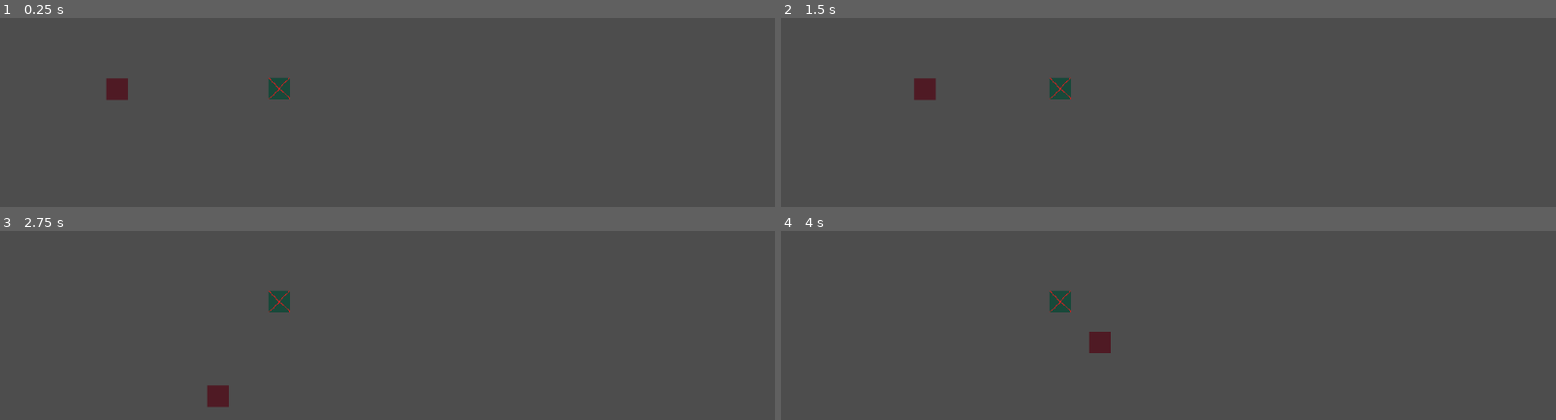
Above: before the commit, frames 1-4 (two rows, left to right).
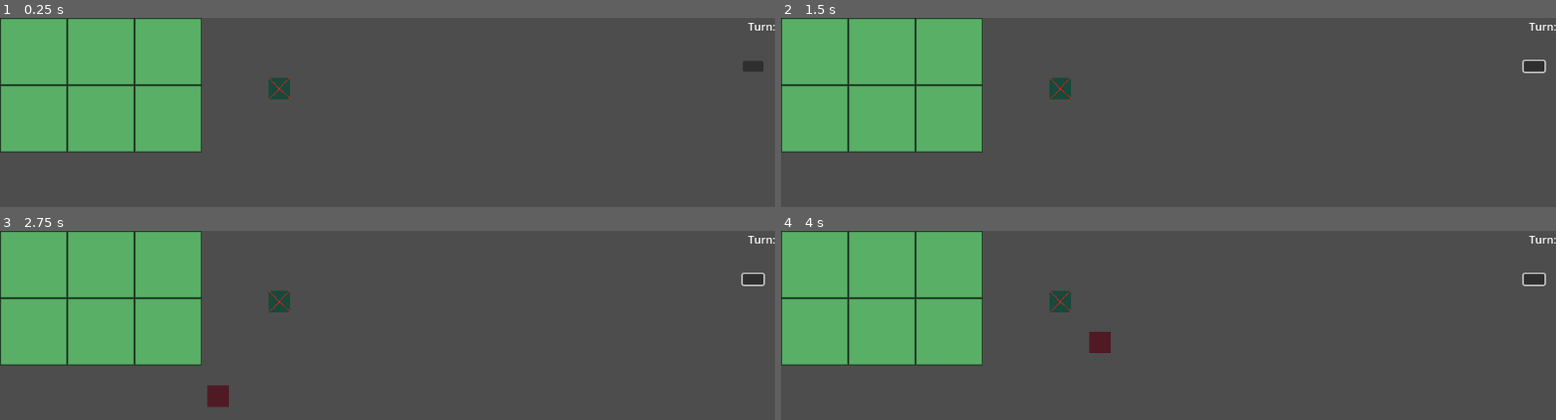
Above: after the commit, the same moments.

Repository: Hugopm04/PubliosLegacy
Game: Godot game, scene res://main.tscn
Two runs of this game, one before a commit and one after it. Both use one fixed random seed, a clock stepped at 60 frames per second and the inputs below.
Inputs (mouse positions are in pixels of both pictures, inside the frame that each line leads up to):
- Up to frame 1 (0.25 s): no input
- Up to frame 2 (1.5 s): click (1532, 67) at 0.52 s; tap Enter at 1.25 s; move the mouse to (outside the picture) at 1.27 s; hold Right (ui_right) from 1.28 s (still down); click (outside the picture) at 1.42 s
- Up to frame 3 (2.75 s): move the mouse to (outside the picture) at 2.02 s; release Right (ui_right) at 2.03 s; hold Down (ui_down) from 2.03 s (still down); click (outside the picture) at 2.17 s
- Up to frame 4 (4 s): move the mouse to (1246, 351) at 2.77 s; release Down (ui_down) at 2.78 s; hold Right (ui_right) 2.78-3.53 s; click (1246, 351) at 2.92 s; move the mouse to (outside the picture) at 3.52 s; hold Up (ui_up) from 3.53 s (still down); click (outside the picture) at 3.67 s

The runs differ from the first frame. In frame 1, 19% of the frame differs, in the area x 0-100%, y 0-72%; in frame 2, 19%; in frame 3, 19%; in frame 4, 19%.
Error after the commit: Invalid call. Nonexistent function 'set_border_color_all' in base 'StyleBoxFlat'. (res://tile.gd:13)

Commit message:
Some changes in the Godot plaground, a button with a visible label, a script-generated map and a try for some interaction with clickings outside of buttons. Sadly Chatgpt is not up to date with Godot and I'm deciding to move to Unity.

Diff:
--- /dev/null
+++ b/publios-legacy/Tile.tscn
@@ -0,0 +1,18 @@
+[gd_scene load_steps=3 format=3 uid="uid://c5co8txt28gqw"]
+
+[ext_resource type="Script" uid="uid://b056e5w10yb2g" path="res://tile.gd" id="1_j13wd"]
+
+[sub_resource type="StyleBoxFlat" id="StyleBoxFlat_j13wd"]
+bg_color = Color(0.35166398, 0.6873549, 0.40340084, 1)
+border_width_left = 2
+border_width_top = 2
+border_width_right = 2
+border_width_bottom = 2
+border_color = Color(0, 0, 0, 1)
+border_blend = true
+
+[node name="Tile" type="Panel"]
+offset_right = 100.0
+offset_bottom = 100.0
+theme_override_styles/panel = SubResource("StyleBoxFlat_j13wd")
+script = ExtResource("1_j13wd")
--- /dev/null
+++ b/publios-legacy/main.gd
@@ -0,0 +1,34 @@
+extends Node2D
+
+var turn = 1
+@onready var turn_label = $UI/TurnLabel
+
+#tile prefab
+var TileScene = preload("res://Tile.tscn")
+
+# Tile and map size
+var tile_size = Vector2(100, 100)
+var map_rows = 2
+var map_columns = 3
+
+func _ready():
+	generate_map()
+	update_turn_label()
+
+func generate_map():
+	for row in map_rows:
+		for col in map_columns:
+			var tile_instance = TileScene.instantiate()
+			tile_instance.position = Vector2(col, row) * tile_size
+			$Map.add_child(tile_instance)
+
+func _on_EndTurnButton_pressed():
+	turn += 1
+	update_turn_label()
+
+func update_turn_label():
+	turn_label.text = "Turn: %d" % turn
+
+
+func _on_end_turn_button_pressed() -> void:
+	pass # Replace with function body.
--- a/publios-legacy/main.tscn
+++ b/publios-legacy/main.tscn
@@ -1,6 +1,7 @@
-[gd_scene load_steps=6 format=3 uid="uid://d1q3k1jm34q0p"]
+[gd_scene load_steps=7 format=3 uid="uid://d1q3k1jm34q0p"]
 
 [ext_resource type="Script" uid="uid://dj4xttw820y3m" path="res://player.gd" id="1_0xm2m"]
+[ext_resource type="Script" uid="uid://bps2181h0u43r" path="res://main.gd" id="1_1bvp3"]
 [ext_resource type="Texture2D" uid="uid://bc3ekss1bi4ed" path="res://Sprites/Player spritre.png" id="2_h2yge"]
 [ext_resource type="Texture2D" uid="uid://dxed2ps5r1kdm" path="res://Sprites/Obstacle sprite.png" id="3_h2yge"]
 
@@ -11,6 +12,7 @@
 size = Vector2(32, 32)
 
 [node name="Root" type="Node2D"]
+script = ExtResource("1_1bvp3")
 
 [node name="Player" type="CharacterBody2D" parent="."]
 script = ExtResource("1_0xm2m")
@@ -32,3 +34,21 @@
 [node name="CollisionShape2D" type="CollisionShape2D" parent="Obstacle"]
 position = Vector2(415, 105)
 shape = SubResource("RectangleShape2D_h2yge")
+
+[node name="Map" type="Node2D" parent="."]
+
+[node name="UI" type="CanvasLayer" parent="."]
+
+[node name="TurnLabel" type="Label" parent="UI"]
+offset_left = 1112.0
+offset_top = 1.0
+offset_right = 1152.0
+offset_bottom = 24.0
+
+[node name="EndTurnButton" type="Button" parent="UI"]
+offset_left = 1104.0
+offset_top = 64.0
+offset_right = 1135.0
+offset_bottom = 80.0
+
+[connection signal="pressed" from="UI/EndTurnButton" to="." method="_on_EndTurnButton_pressed"]
--- /dev/null
+++ b/publios-legacy/tile.gd
@@ -0,0 +1,31 @@
+extends Panel
+
+var selected = false
+
+func _ready():
+	# Crear un StyleBoxFlat único
+	var sb = StyleBoxFlat.new()
+	sb.corner_radius_top_left = 0
+	sb.corner_radius_top_right = 0
+	sb.corner_radius_bottom_left = 0
+	sb.corner_radius_bottom_right = 0
+	sb.set_border_width_all(2)             # ⚡ Forma correcta en Godot 4
+	sb.set_border_color_all(Color.BLACK)   # ⚡ Forma correcta
+	sb.set_bg_color(Color.RED)             # ⚡ Forma correcta
+	self.custom_styles.panel = sb
+
+	# Asegurarse de recibir clicks
+	mouse_filter = Control.MOUSE_FILTER_STOP
+
+func _gui_input(event):
+	if event is InputEventMouseButton and event.pressed and event.button_index == MOUSE_BUTTON_LEFT:
+		toggle_selection()
+		emit_signal("tile_clicked")  # señal opcional para Main
+
+func toggle_selection():
+	selected = !selected
+	var style = get_theme_stylebox("panel") as StyleBoxFlat # Yellow or red
+	if selected:
+		style.bg_color =  Color(1,1,0)
+	else:
+		style.bg_color = Color(1,0,0)
Not shown, added: publios-legacy/main.gd.uid
Not shown, added: publios-legacy/tile.gd.uid
